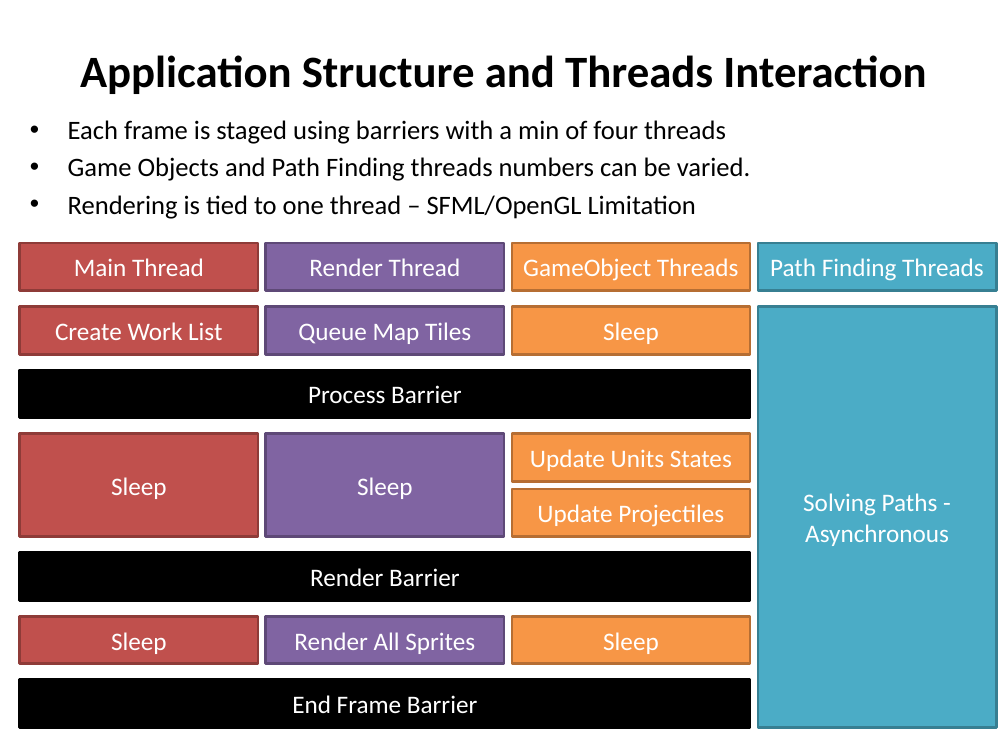
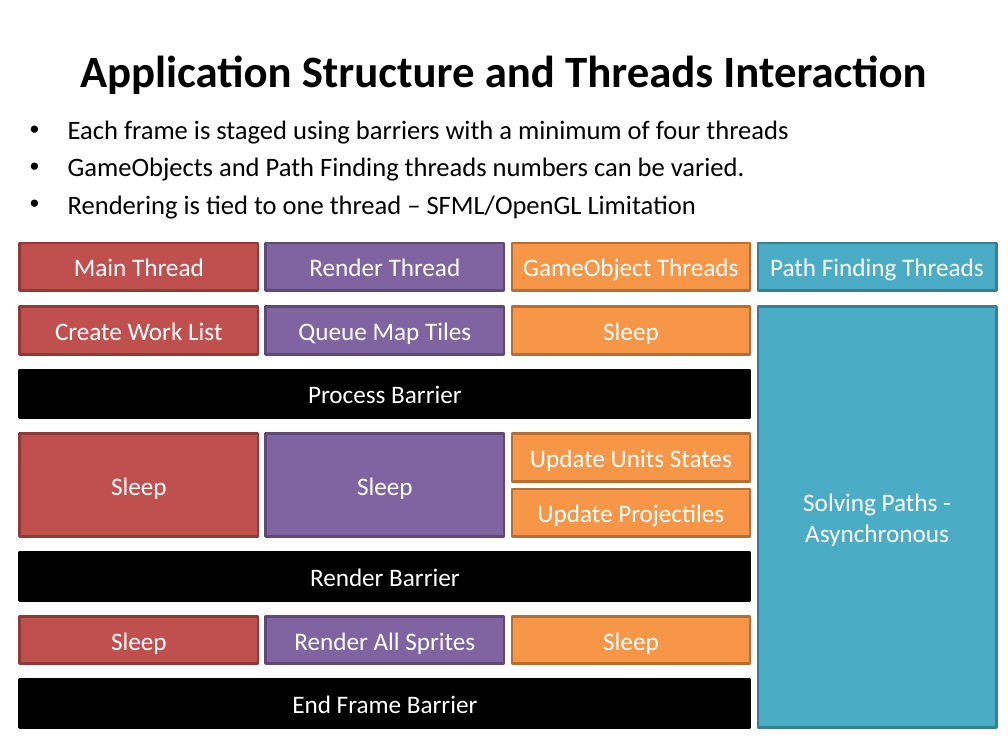
Before and after one commit to jammy2232/CMP202, a slide deck: slide 4 of documentation/CMP202 – Data and Algorithms 2.pptx. Drawn at 1008x756 pixels with LibreOffice and Linux fonts; fonts in the diff are those of the drawing. Boxes give left, top, right and bottom in pixels: in the first picture for what was removed or moved away, otherwise in the second. Text is boxed around its words. In the diff, an @@ line names an element or a change of style, - is before the commit and + after.

```diff
--- a/documentation/CMP202 – Data and Algorithms 2.pptx
+++ b/documentation/CMP202 – Data and Algorithms 2.pptx
@@ text at bbox=[68, 120, 788, 181]: text changed @@
-• Each frame is staged using barriers with a min of four threads
-• Game Objects and Path Finding threads numbers can be varied.
+• Each frame is staged using barriers with a minimum of four threads
+• GameObjects and Path Finding threads numbers can be varied.
```
Also in this commit, not shown: 4 other slides changed, 7 slides added, 20 other files.
